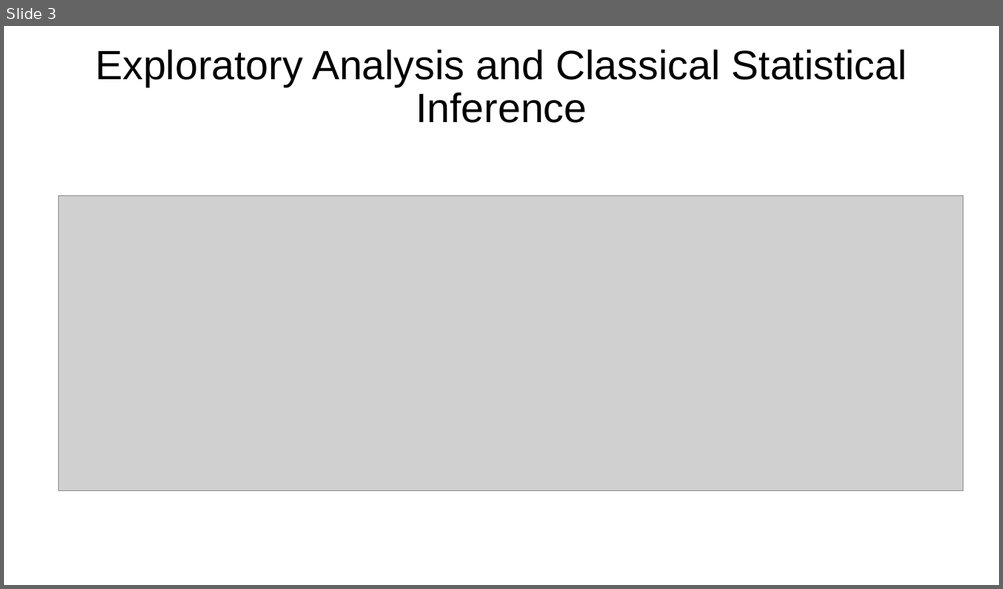
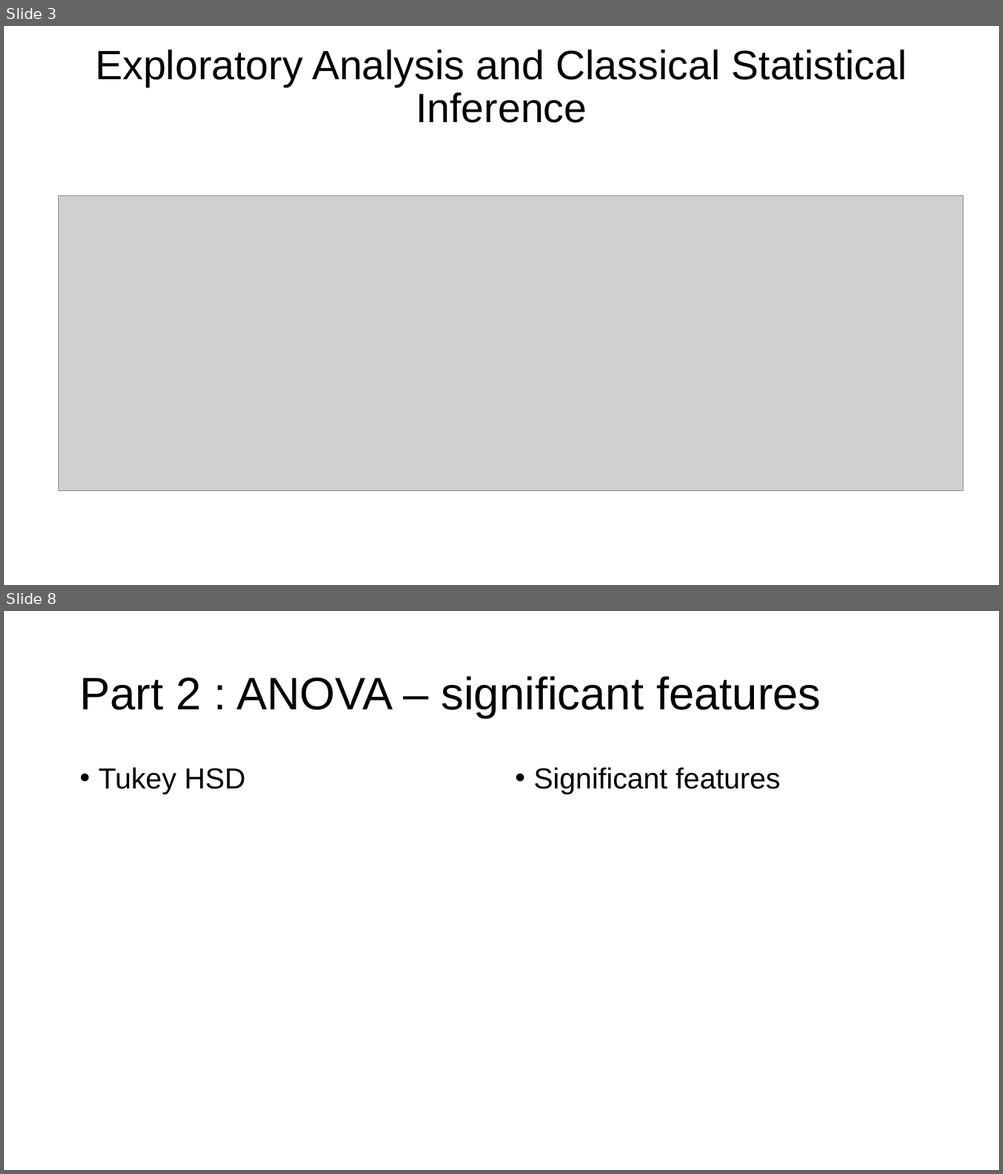
Before and after one commit to Kirill-101/CStat2026_project, a slide deck: CP_project_midterm_presentation.pptx. Shown one above the other, each under a label of ours: slide 3 before the commit, slides 3 and 8 after it; the slides between them are not shown. The pictures are 1003x589 and 1003x1174 pixels, drawn with LibreOffice and Linux fonts; fonts in the diff are those of the drawing; grey boxes stand for pictures. Boxes give left, top, right and bottom in pixels: in the first picture for what was removed or moved away, otherwise in the second. Text is boxed around its words. In the diff, an @@ line names an element or a change of style, - is before the commit and + after.

```diff
--- a/CP_project_midterm_presentation.pptx
+++ b/CP_project_midterm_presentation.pptx
@@ slide 8 added at bbox=[4, 611, 999, 1170], background #FFFFFF @@
@@ title added at bbox=[79, 676, 820, 718], 44 pt, text #000000 @@
+Part 2 : ANOVA – significant features
@@ text added at bbox=[99, 767, 246, 795], 28 pt, text #000000 @@
+• Tukey HSD
@@ text added at bbox=[534, 767, 780, 795], 28 pt, text #000000 @@
+• Significant features
```
Also in this commit, not shown: 1 slide changed, 6 other slides added, 1 slide removed, 6 other files.
